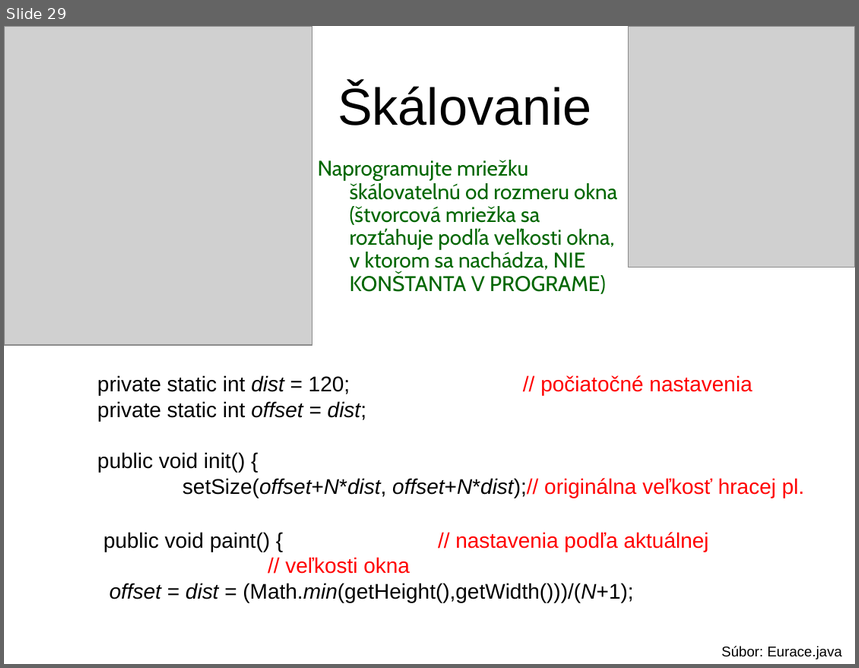
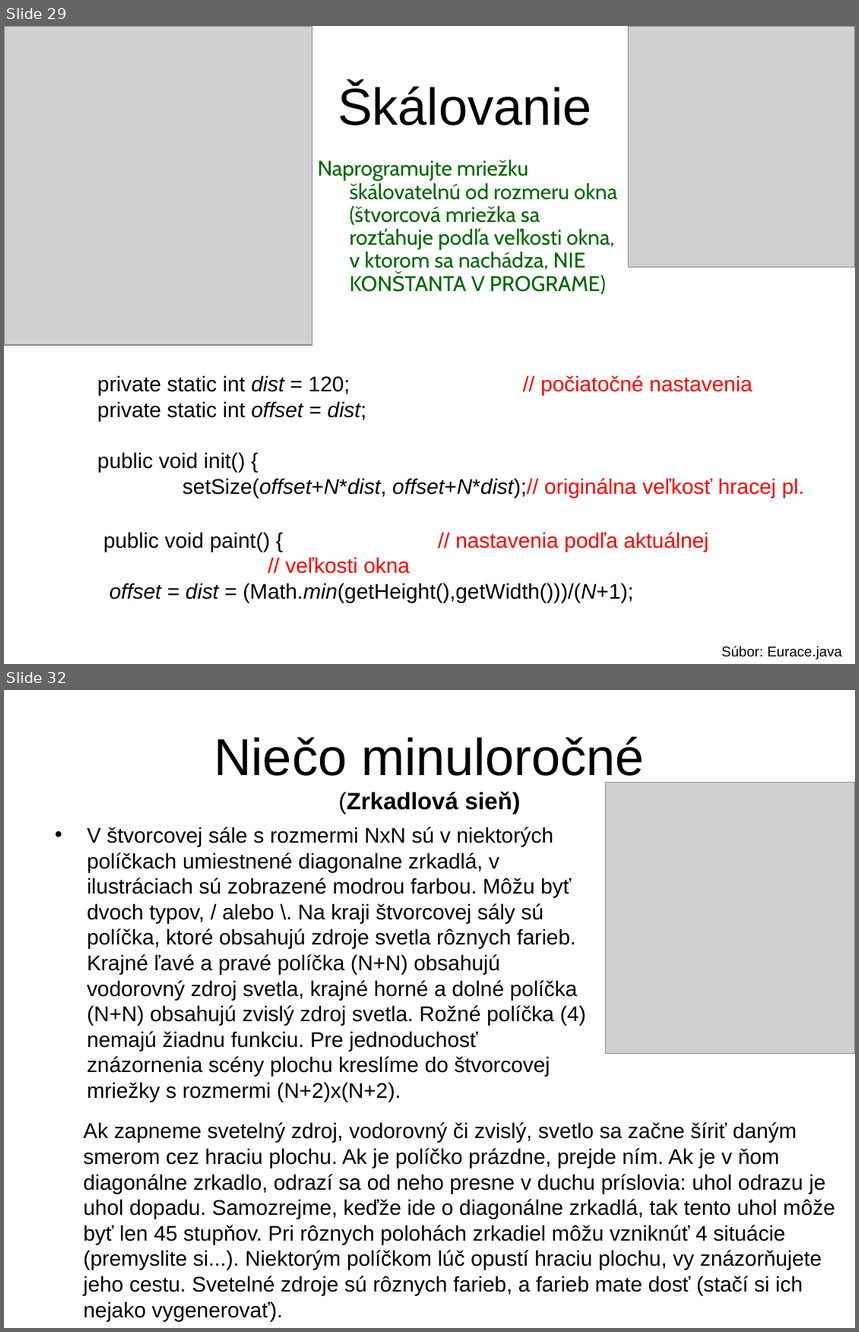
Before and after one commit to Programovanie4/Prednasky, a slide deck: 11/11_java.ppt. Shown one above the other, each under a label of ours: slide 29 before the commit, slides 29 and 32 after it; the slides between them are not shown. The pictures are 859x668 and 859x1332 pixels, drawn with LibreOffice and Linux fonts; fonts in the diff are those of the drawing; grey boxes stand for pictures. Boxes give left, top, right and bottom in pixels: in the first picture for what was removed or moved away, otherwise in the second. Text is boxed around its words. In the diff, an @@ line names an element or a change of style, - is before the commit and + after.

```diff
--- a/11/11_java.ppt
+++ b/11/11_java.ppt
@@ slide 32 added at (4, 690, 855, 1328), background #FFFFFF @@
@@ title added at (214, 736, 645, 814), 44 pt, text #000000 @@
+Niečo minuloročné
+(Zrkadlová sieň)
@@ picture added at (605, 782, 855, 1053) @@
@@ text added at (87, 827, 586, 1102), 18 pt, text #000000 @@
+• V štvorcovej sále s rozmermi NxN sú v niektorých políčkach umiestnené diagonalne zrkadlá, v ilustráciach sú zobrazené modrou farbou. Môžu byť dvoch typov, / alebo \. Na kraji štvorcovej sály sú políčka, ktoré obsahujú zdroje svetla rôznych farieb. Krajné ľavé a pravé políčka (N+N) obsahujú vodorovný zdroj svetla, krajné horné a dolné políčka (N+N) obsahujú zvislý zdroj svetla. Rožné políčka (4) nemajú žiadnu funkciu. Pre jednoduchosť znázornenia scény plochu kreslíme do štvorcovej mriežky s rozmermi (N+2)x(N+2).
@@ text added at (83, 1122, 835, 1322), 18 pt, text #000000 @@
+Ak zapneme svetelný zdroj, vodorovný či zvislý, svetlo sa začne šíriť daným smerom cez hraciu plochu. Ak je políčko prázdne, prejde ním. Ak je v ňom diagonálne zrkadlo, odrazí sa od neho presne v duchu príslovia: uhol odrazu je uhol dopadu. Samozrejme, keďže ide o diagonálne zrkadlá, tak tento uhol môže byť len 45 stupňov. Pri rôznych polohách zrkadiel môžu vzniknúť 4 situácie (premyslite si...). Niektorým políčkom lúč opustí hraciu plochu, vy znázorňujete jeho cestu. Svetelné zdroje sú rôznych farieb, a farieb mate dosť (stačí si ich nejako vygenerovať).
```
Also in this commit, not shown: 3 other slides added, 3 other files.
